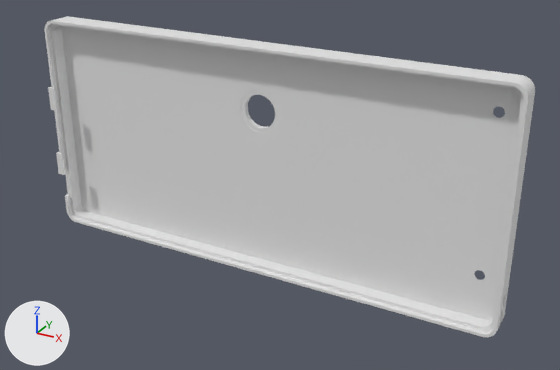
The OBJ model 3d_models/rear_case.obj, before and after one commit.
Camera for both pictures: a 50 mm lens placed at (146.3, -148.6, 96.3), pointed at (66.9, -4.4, 24.2). The lights are fixed; the arrows at lower left show +X, +Y and +Z. The first picture is the older version. Where no turn or scale is listed for an object, it has been applied to the vertices.

In view in the first picture: 'rear_case'.
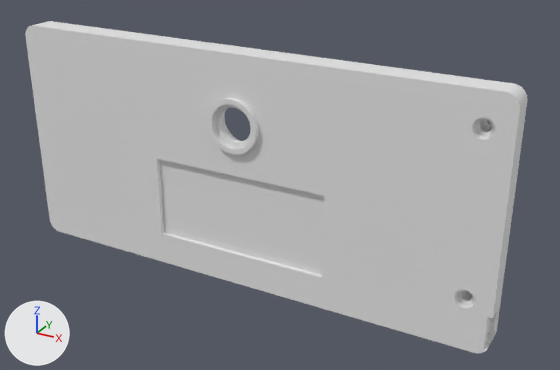
The change in detail:
me_rear_case is used by ob_rear_case; location (0.0, 0.0, 0.0).
me_rear_case had 1660 vertices, 3328 faces and spanned x 0.0..120.0, y -8.1..1.2, z 0.0..56.0.
me_rear_case now has 2003 vertices, 4014 faces and spans x 0.0..120.0, y -13.7..-4.3, z 0.0..56.0.
me_rear_case part 1: the loose piece of 1636 vertices spanning x 0.0..120.0, y -6.0..1.2, z 0.0..56.0 is rebuilt with 1971 vertices and now spans x 0.0..120.0, y -13.7..-6.5, z 0.0..56.0.
me_rear_case part 2: the loose piece of 12 vertices spanning x 0.9..2.9, y -8.1..-7.3, z 15.0..21.0 is deleted.
me_rear_case part 3: the loose piece of 12 vertices spanning x 0.9..2.9, y -8.1..-7.3, z 33.0..39.0 is deleted.
Other edits to the shape of me_rear_case do not show in these pictures.

Changed parts and their boxes [x1, y1, x2, y2] in the pictures (560 x 370 px):
'rear_case', reshaped
    before: [45, 16, 535, 337]
    after: [25, 21, 527, 353]
part 1 of me_rear_case, rebuilt
    before: [45, 16, 535, 337]
    after: [25, 21, 527, 353]
part 2 of me_rear_case, deleted
    before: [56, 152, 65, 175]
part 3 of me_rear_case, deleted
    before: [48, 87, 58, 111]
